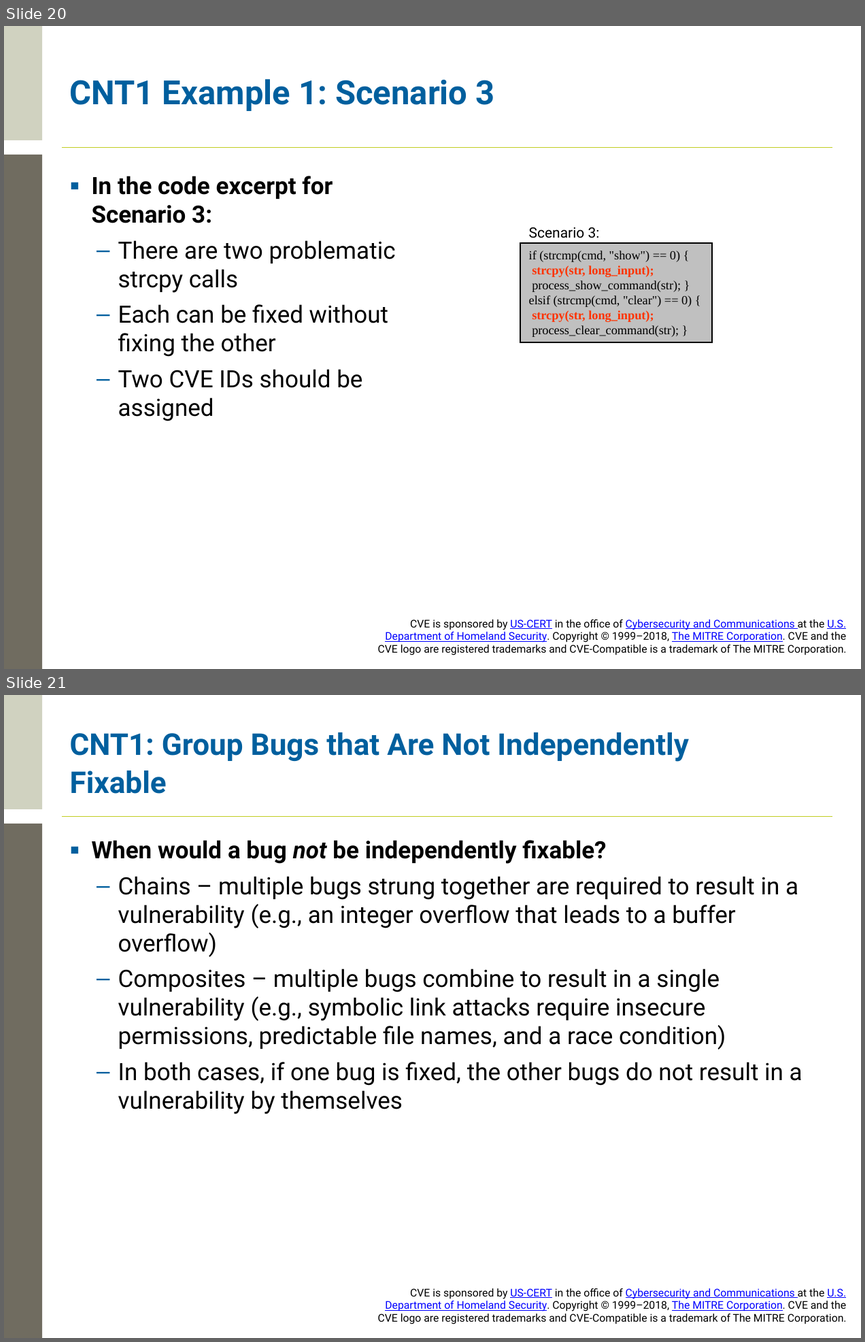
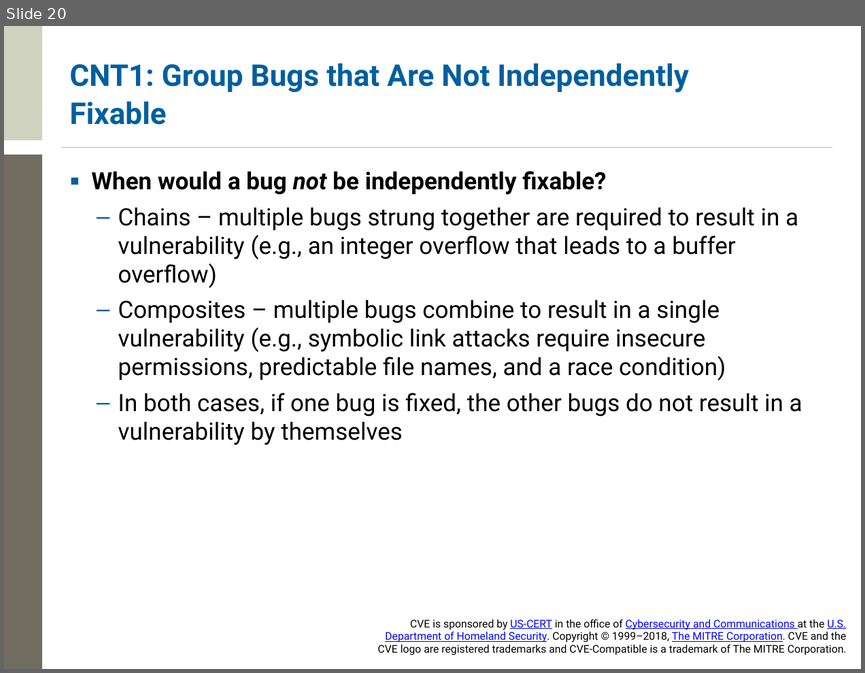
Before and after one commit to CVEProject/cveproject.github.io, a slide deck: docs/cna/CVE Counting Rules Training.pptx. Shown one above the other, each under a label of ours: slides 20 and 21 before the commit, slide 20 after it. The pictures are 865x1342 and 865x673 pixels, drawn with LibreOffice and Linux fonts; fonts in the diff are those of the drawing; background and template pictures are left out. Boxes give left, top, right and bottom in pixels: in the first picture for what was removed or moved away, otherwise in the second. Text is boxed around its words. In the diff, an @@ line names an element or a change of style, - is before the commit and + after.

Commit message:
Change CNT 1 Example 1

```diff
--- a/docs/cna/CVE Counting Rules Training.pptx
+++ b/docs/cna/CVE Counting Rules Training.pptx
@@ slide 20 removed at <box>4,26,861,669</box>, background #FFFFFF; not listed: 4 template elements that a slide beside it also shows @@
@@ title removed at <box>70,79,495,111</box> @@
-CNT1 Example 1: Scenario 3
@@ text removed at <box>92,176,396,421</box> @@
-▪ In the code excerpt for Scenario 3:
-  – There are two problematic strcpy calls
-  – Each can be fixed without fixing the other
-  – Two CVE IDs should be assigned
@@ text removed at <box>529,227,600,238</box> @@
-Scenario 3:
@@ rectangle removed at <box>521,243,713,342</box> @@
-if (strcmp(cmd, "show") == 0) {
-strcpy(str, long_input);
-process_show_command(str); }
-elsif (strcmp(cmd, "clear") == 0) {
-strcpy(str, long_input);
-process_clear_command(str); }
@@ what was slide 21 is now slide 20 @@
```
Also in this commit, not shown: 19 slides changed, 1 slide added, 1 other slide removed.
